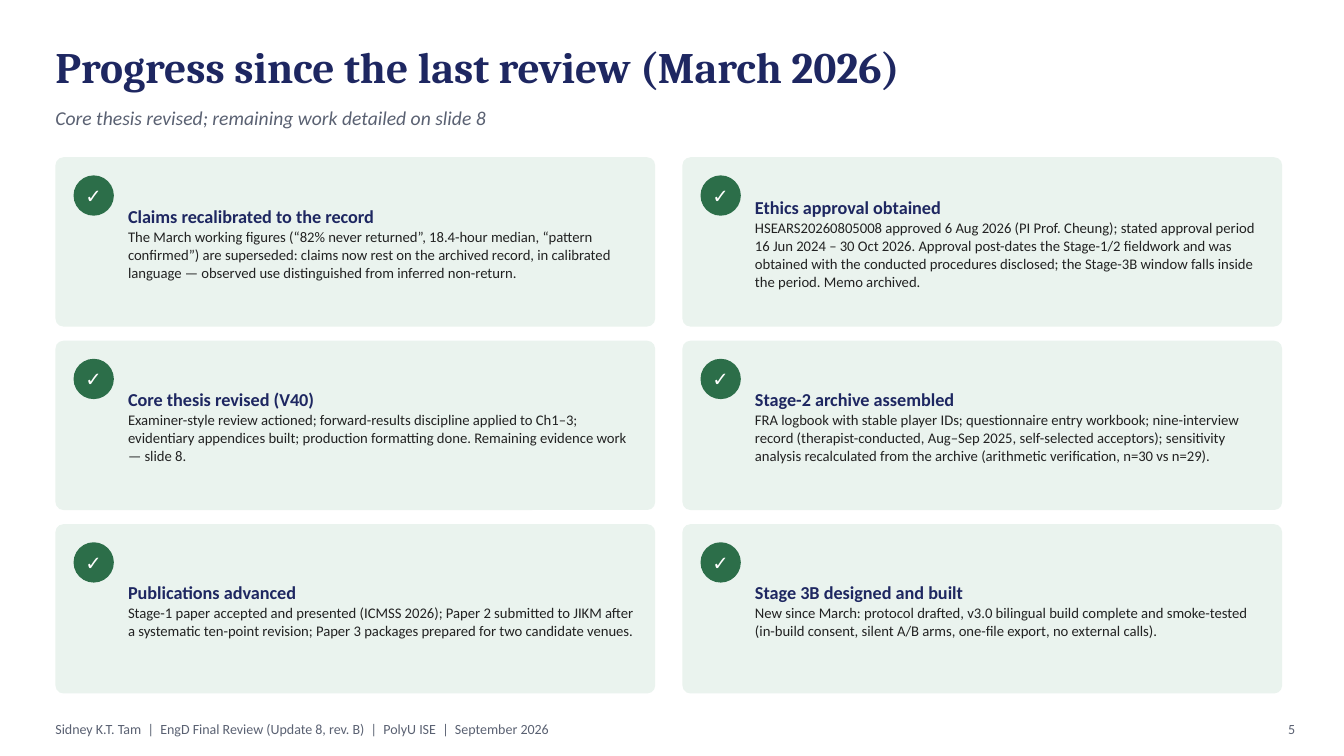
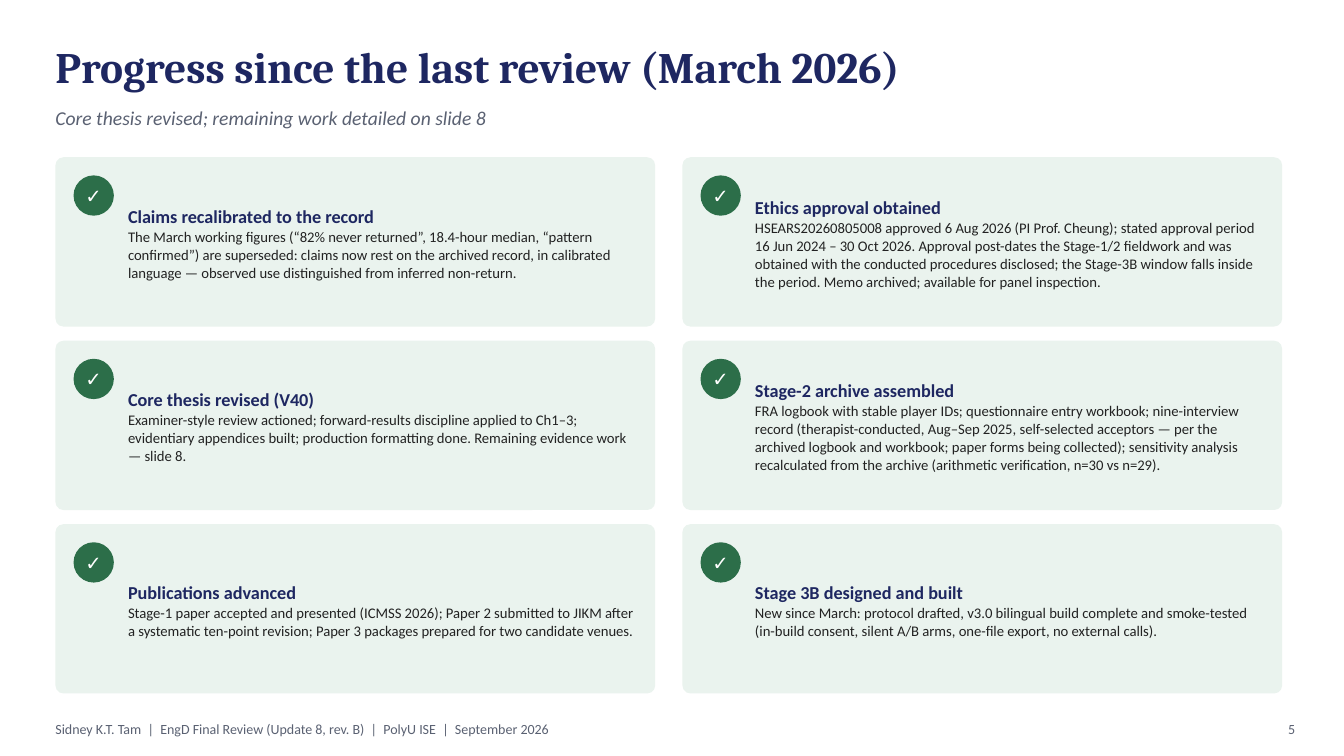
Before and after one commit to leicatam/gamification, a slide deck: slide 5 of docs/presentations/EngD_Update_8_Final_Review_September2026_revB.pptx. Drawn at 1344x756 pixels with LibreOffice and Linux fonts; fonts in the diff are those of the drawing. Boxes give left, top, right and bottom in pixels: in the first picture for what was removed or moved away, otherwise in the second. Text is boxed around its words. In the diff, an @@ line names an element or a change of style, - is before the commit and + after.

```diff
--- a/docs/presentations/EngD_Update_8_Final_Review_September2026_revB.pptx
+++ b/docs/presentations/EngD_Update_8_Final_Review_September2026_revB.pptx
@@ text at box(755, 222, 1255, 290): text changed @@
-HSEARS20260805008 approved 6 Aug 2026 (PI Prof. Cheung); stated approval period 16 Jun 2024 – 30 Oct 2026. Approval post-dates the Stage-1/2 fieldwork and was obtained with the conducted procedures disclosed; the Stage-3B window falls inside the period. Memo archived.
+HSEARS20260805008 approved 6 Aug 2026 (PI Prof. Cheung); stated approval period 16 Jun 2024 – 30 Oct 2026. Approval post-dates the Stage-1/2 fieldwork and was obtained with the conducted procedures disclosed; the Stage-3B window falls inside the period. Memo archived; available for panel inspection.
@@ text at box(755, 405, 1239, 472): text changed @@
-FRA logbook with stable player IDs; questionnaire entry workbook; nine-interview record (therapist-conducted, Aug–Sep 2025, self-selected acceptors); sensitivity analysis recalculated from the archive (arithmetic verification, n=30 vs n=29).
+FRA logbook with stable player IDs; questionnaire entry workbook; nine-interview record (therapist-conducted, Aug–Sep 2025, self-selected acceptors — per the archived logbook and workbook; paper forms being collected); sensitivity analysis recalculated from the archive (arithmetic verification, n=30 vs n=29).
```
Also in this commit, not shown: 6 other slides changed, 2 other files.
